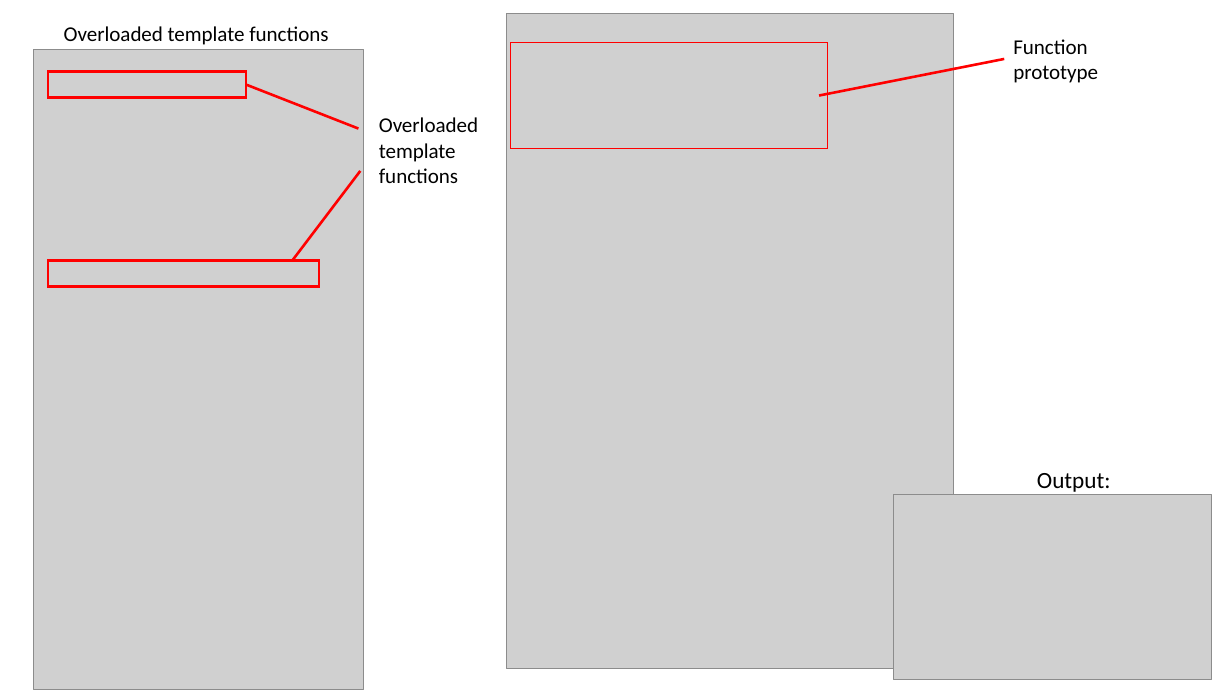
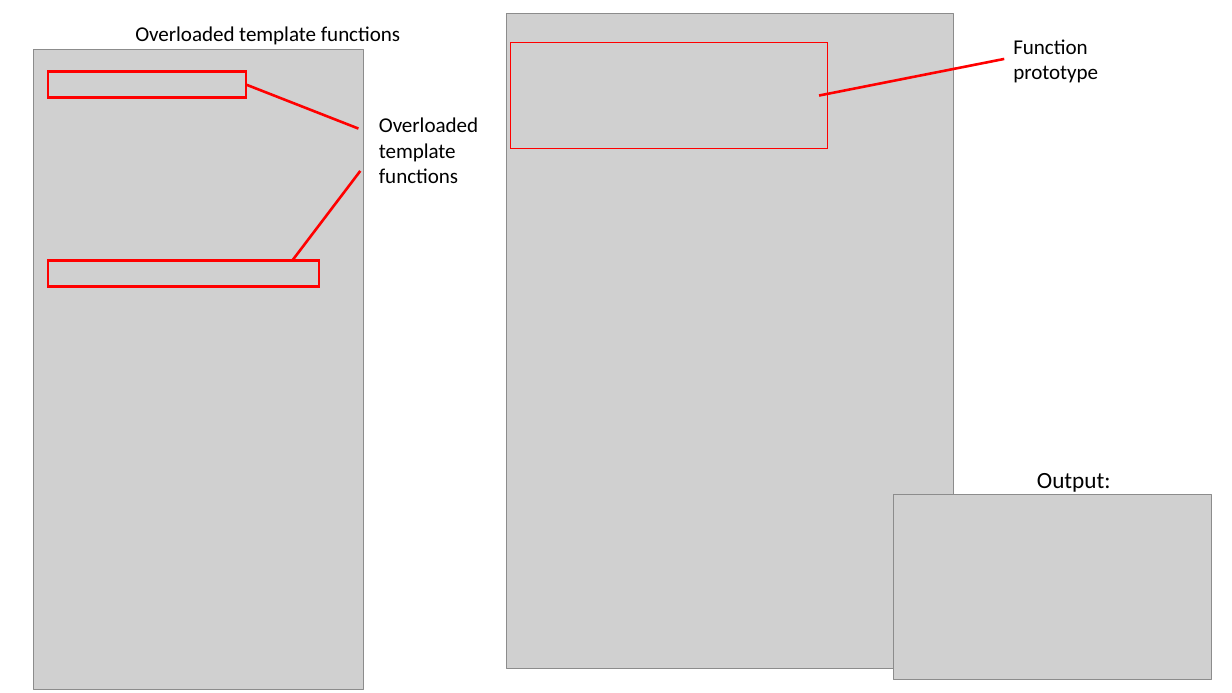
Before and after one commit to dayekuaipao/CPPLearning, a slide deck: slide 10 of week07/Lab07.pptx. Drawn at 1232x693 pixels with LibreOffice and Linux fonts; fonts in the diff are those of the drawing; grey boxes stand for pictures; background and template pictures are left out. Boxes give left, top, right and bottom in pixels: in the first picture for what was removed or moved away, otherwise in the second. Text is boxed around its words. In the diff, an @@ line names an element or a change of style, - is before the commit and + after.

```diff
--- a/week07/Lab07.pptx
+++ b/week07/Lab07.pptx
@@ text "Overloaded template functions": place and size @@
-text "Overloaded template functions" at <box>64,26,328,45</box>
+text "Overloaded template functions" at <box>135,26,400,45</box>
```
Also in this commit, not shown: 4 other slides changed.
